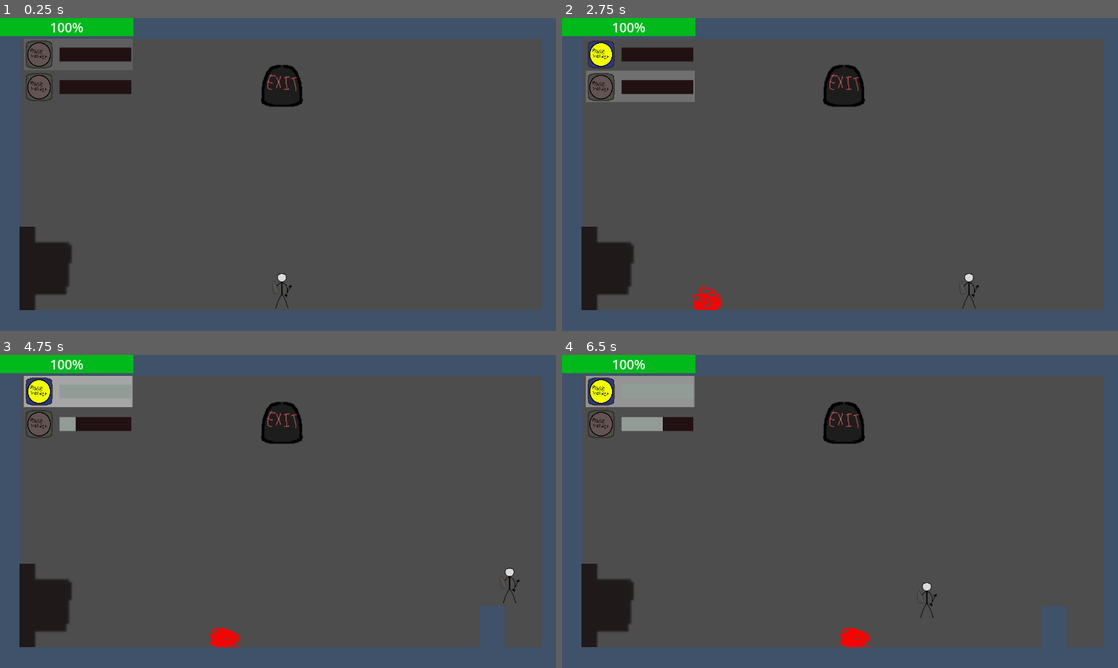
Above: before the commit, frames 1-4 (two rows, left to right).
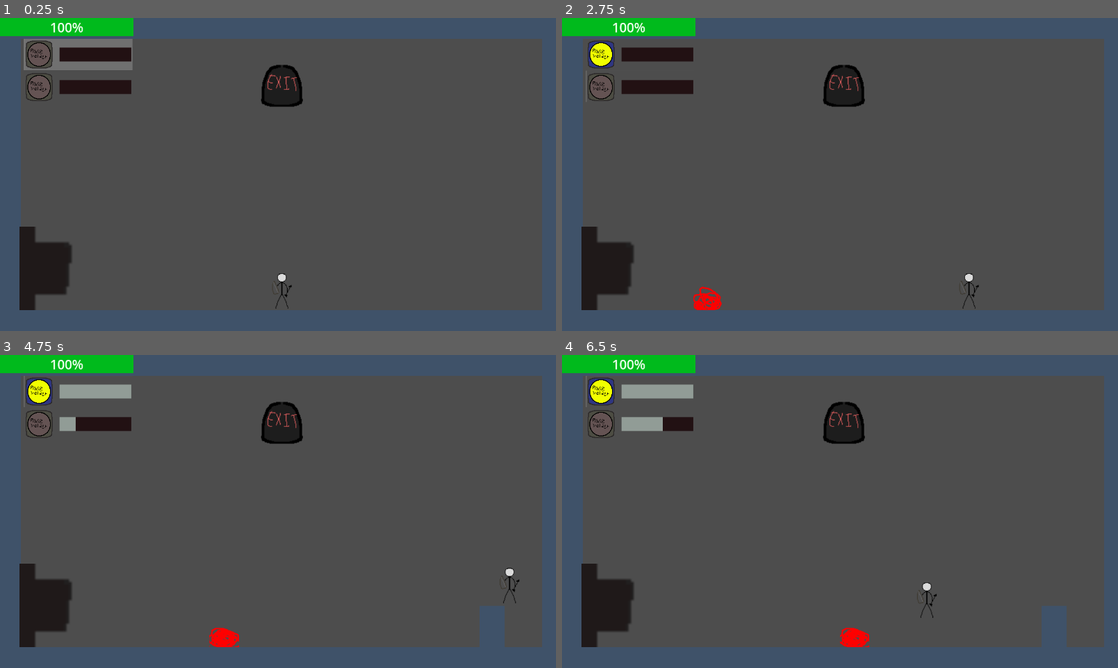
Above: after the commit, the same moments.

Repository: maqpeter-bit/CMPM80k_final_project_repo
Game: Godot game, scene res://main.tscn
Same seed, same stepped clock (60 frames per second), same inputs: the game is played once before the commit and once after it.
Inputs (mouse positions are in pixels of both pictures, inside the frame that each line leads up to):
- Up to frame 1 (0.25 s): no input
- Up to frame 2 (2.75 s): move the mouse to (962, 158) at 0.52 s; hold D (right) 0.53-2.03 s; tap Tab (SelectUtility) at 0.6, 1.35, 2.3 s; tap Space (jump) at 0.77, 1.52 s; move the mouse to (728, 190) at 1.27 s; move the mouse to (895, 105) at 2.02 s; hold A (left) from 2.03 s (still down); tap Q (SwapUtility) at 2.1 s
- Up to frame 3 (4.75 s): move the mouse to (250, 574) at 2.77 s; release A (left) at 2.78 s; hold D (right) 2.78-4.28 s; click (250, 574) at 2.85 s; tap Space (jump) at 3.02, 3.77, 4.52 s; tap Tab (SelectUtility) at 3.05, 3.8, 4.35 s; move the mouse to (444, 558) at 3.52 s; right-click (444, 558) at 3.6 s; move the mouse to (111, 464) at 4.27 s; hold A (left) from 4.28 s (still down)
- Up to frame 4 (6.5 s): move the mouse to (867, 511) at 5.02 s; release A (left) at 5.03 s; hold D (right) 5.03-5.78 s; tap Tab (SelectUtility) at 5.1, 6.05 s; move the mouse to (756, 433) at 5.77 s; hold A (left) from 5.78 s (still down); tap Q (SwapUtility) at 5.85 s; tap Space (jump) at 6.02 s

The runs differ from the first frame. In frame 2, 0.9% of the frame differs, in the area x 4-24%, y 16-27%; in frame 3, 1.0%, in the area x 4-24%, y 6-17%; in frame 4, 1.0%.

Commit message:
Final update for 6-6-2026

Diff:
--- a/Scripts/player.gd
+++ b/Scripts/player.gd
@@ -9,8 +9,6 @@
 @onready var hurtSound: AudioStreamPlayer2D = $HurtSound
 @export var sword_hitbox := Area2D
 @export var sword_collision := CollisionShape2D
-
-
 @onready var ArrowScene = preload("res://arrow.tscn")
 @onready var wallScene = preload("res://wall.tscn")
 
@@ -146,7 +144,11 @@
 			utilitySwap1or2 = 2
 		elif utilitySwap1or2 == 2:
 			utilitySwap1or2 = 1
-		print(utilitySwap1or2)
+		var select_visual = get_tree().get_first_node_in_group("SelectItem")
+		print(select_visual)
+		if select_visual:
+			select_visual.play("playFlash")
+
 
 
 
--- a/level1.tscn
+++ b/level1.tscn
@@ -536,6 +536,10 @@
 "speed": 5.0
 }]
 
+[sub_resource type="AtlasTexture" id="AtlasTexture_nauge"]
+atlas = ExtResource("14_eqrsh")
+region = Rect2(64, 64, 32, 32)
+
 [sub_resource type="AtlasTexture" id="AtlasTexture_3l65w"]
 atlas = ExtResource("14_eqrsh")
 region = Rect2(0, 0, 32, 32)
@@ -552,26 +556,13 @@
 atlas = ExtResource("14_eqrsh")
 region = Rect2(0, 32, 32, 32)
 
-[sub_resource type="AtlasTexture" id="AtlasTexture_nauge"]
-atlas = ExtResource("14_eqrsh")
-region = Rect2(32, 32, 32, 32)
-
-[sub_resource type="AtlasTexture" id="AtlasTexture_ycv2e"]
-atlas = ExtResource("14_eqrsh")
-region = Rect2(64, 32, 32, 32)
-
-[sub_resource type="AtlasTexture" id="AtlasTexture_c5gc3"]
-atlas = ExtResource("14_eqrsh")
-region = Rect2(0, 64, 32, 32)
-
-[sub_resource type="AtlasTexture" id="AtlasTexture_6e4cv"]
-atlas = ExtResource("14_eqrsh")
-region = Rect2(32, 64, 32, 32)
-
 [sub_resource type="SpriteFrames" id="SpriteFrames_52iny"]
 animations = [{
 "frames": [{
 "duration": 1.0,
+"texture": SubResource("AtlasTexture_nauge")
+}, {
+"duration": 1.0,
 "texture": SubResource("AtlasTexture_3l65w")
 }, {
 "duration": 1.0,
@@ -585,18 +576,9 @@
 }, {
 "duration": 1.0,
 "texture": SubResource("AtlasTexture_nauge")
-}, {
-"duration": 1.0,
-"texture": SubResource("AtlasTexture_ycv2e")
-}, {
-"duration": 1.0,
-"texture": SubResource("AtlasTexture_c5gc3")
-}, {
-"duration": 1.0,
-"texture": SubResource("AtlasTexture_6e4cv")
 }],
-"loop": true,
-"name": &"default",
+"loop": false,
+"name": &"playFlash",
 "speed": 5.0
 }]
 
@@ -708,13 +690,15 @@
 UtilityBowTexture = ExtResource("11_mx85b")
 UtilityHammerTexture = ExtResource("12_n8vhr")
 
-[node name="SelectItem" type="AnimatedSprite2D" parent="CanvasLayer (UI stuff)/UIController" unique_id=844667534]
+[node name="SelectItem" type="AnimatedSprite2D" parent="CanvasLayer (UI stuff)/UIController" unique_id=844667534 groups=["SelectItem", "hurt_visual"]]
 position = Vector2(180, 83.00001)
 scale = Vector2(7.8399982, 2.2799983)
 sprite_frames = SubResource("SpriteFrames_52iny")
-autoplay = "default"
-frame_progress = 0.8800217
-speed_scale = 2.0
+animation = &"playFlash"
+autoplay = "playFlash"
+frame = 5
+frame_progress = 1.0
+speed_scale = 3.0
 
 [node name="HealthBar" type="ProgressBar" parent="CanvasLayer (UI stuff)/UIController" unique_id=980315607]
 offset_right = 307.0
